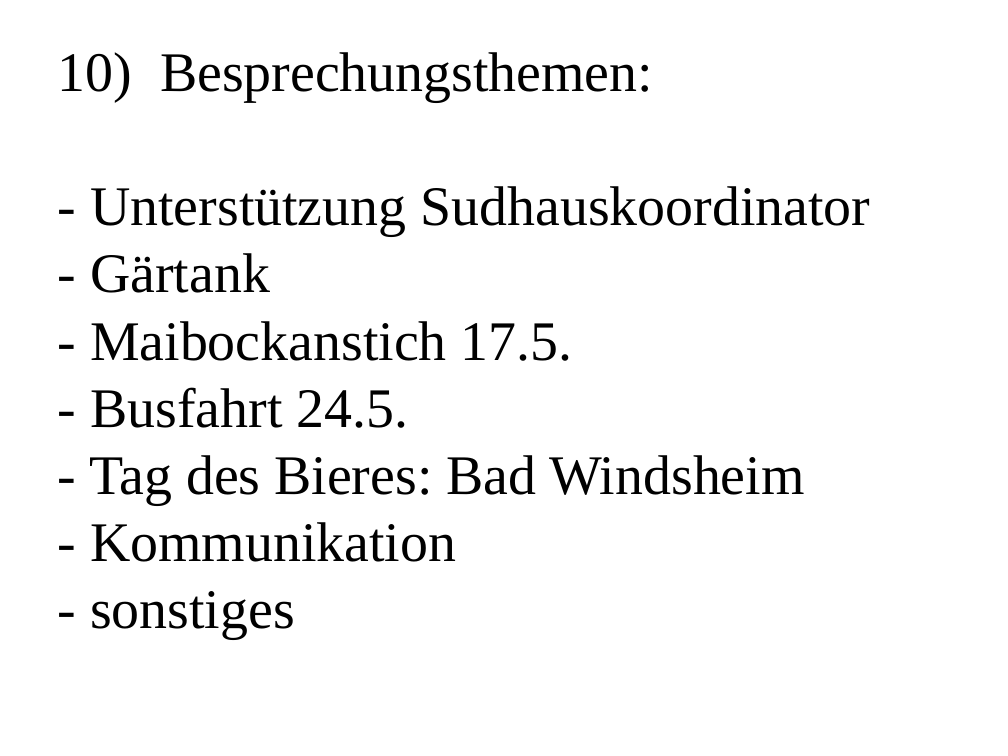
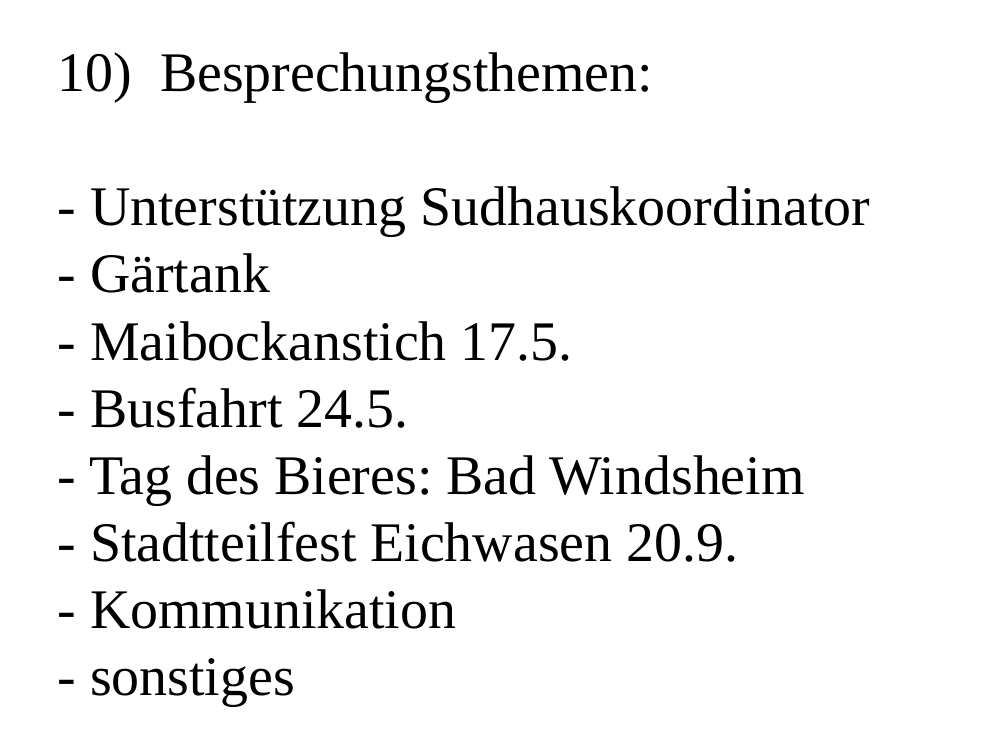
Before and after one commit to sky4walk/Brauverein-Schwabach, a slide deck: slide 14 of Protokolle/Folien-Jahreshauptversammlung-08.04.2025.odp (slide 13 before the commit). Drawn at 1008x756 pixels with LibreOffice and Linux fonts; fonts in the diff are those of the drawing; background and template pictures are left out. Boxes give left, top, right and bottom in pixels: in the first picture for what was removed or moved away, otherwise in the second. Text is boxed around its words. In the diff, an @@ line names an element or a change of style, - is before the commit and + after.

```diff
--- a/Protokolle/Folien-Jahreshauptversammlung-08.04.2025.odp
+++ b/Protokolle/Folien-Jahreshauptversammlung-08.04.2025.odp
@@ title at (58,52,870,705): text changed @@
-10) Besprechungsthemen:
-- Unterstützung Sudhauskoordinator
-- Gärtank
-- Maibockanstich 17.5.
-- Busfahrt 24.5.
-- Tag des Bieres: Bad Windsheim
-- Kommunikation
-- sonstiges
+10) Besprechungsthemen:
+- Unterstützung Sudhauskoordinator
+- Gärtank
+- Maibockanstich 17.5.
+- Busfahrt 24.5.
+- Tag des Bieres: Bad Windsheim
+- Stadtteilfest Eichwasen 20.9.
+- Kommunikation
+- sonstiges
```
Also in this commit, not shown: 4 other slides changed, 1 slide added, 2 other files.
